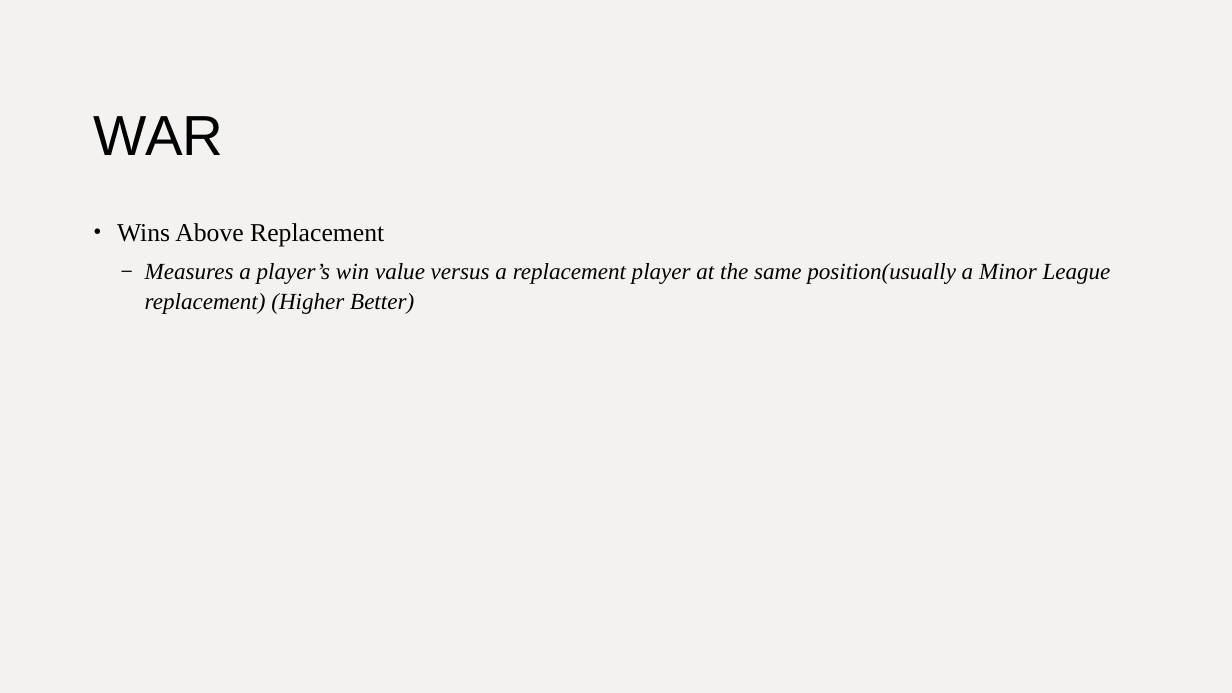
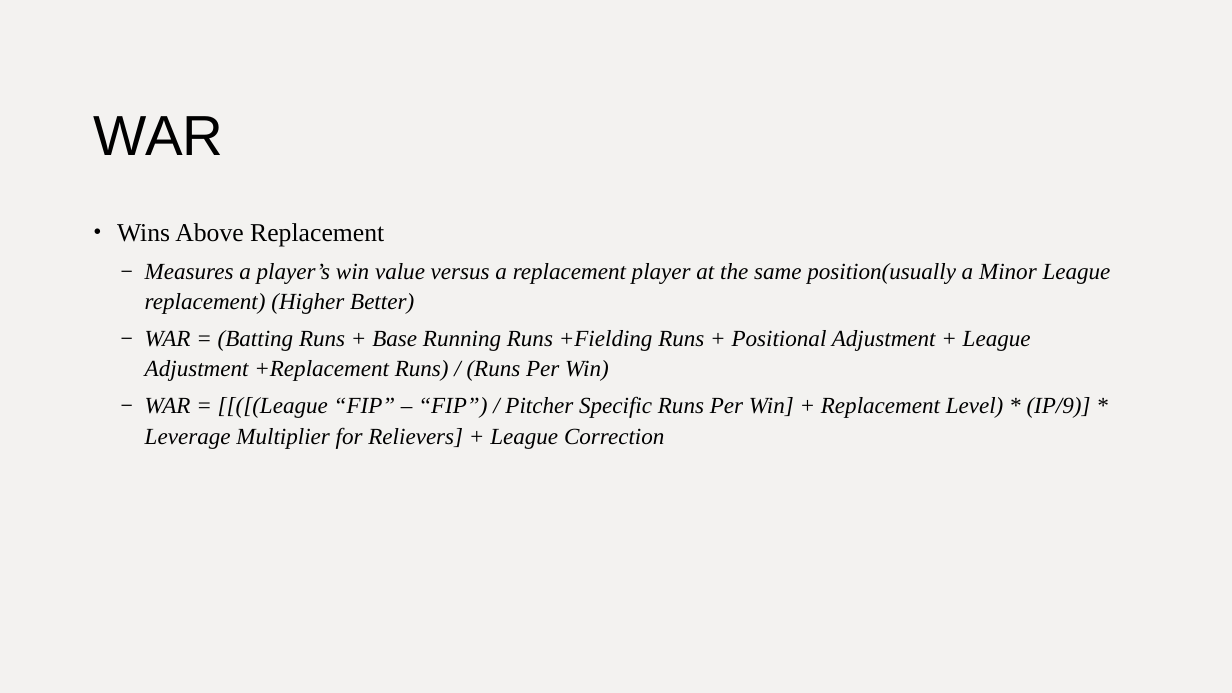
Before and after one commit to siznak86/DiamondDeals, a slide deck: slide 6 of DiamondDeals.pptx. Drawn at 1232x693 pixels with LibreOffice and Linux fonts; fonts in the diff are those of the drawing. Boxes give left, top, right and bottom in pixels: in the first picture for what was removed or moved away, otherwise in the second. Text is boxed around its words. In the diff, an @@ line names an element or a change of style, - is before the commit and + after.

```diff
--- a/DiamondDeals.pptx
+++ b/DiamondDeals.pptx
@@ text at (145, 330, 1091, 449): paragraphs added @@
+  – WAR = (Batting Runs + Base Running Runs +Fielding Runs + Positional Adjustment + League Adjustment +Replacement Runs) / (Runs Per Win)
+  – WAR = [[([(League “FIP” – “FIP”) / Pitcher Specific Runs Per Win] + Replacement Level) * (IP/9)] * Leverage Multiplier for Relievers] + League Correction
```
Also in this commit, not shown: 8 slides added, 1 slide removed, 2 other files.
